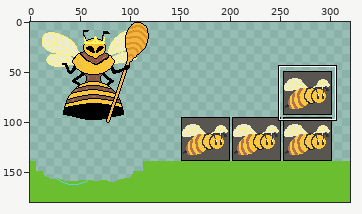
Edited in one commit: pixel-art file (Assets/beeMainCharacterDraft.aseprite). The first picture is a wide view before the edit; the outline marks the close-up.
Close-up. Earlier state:
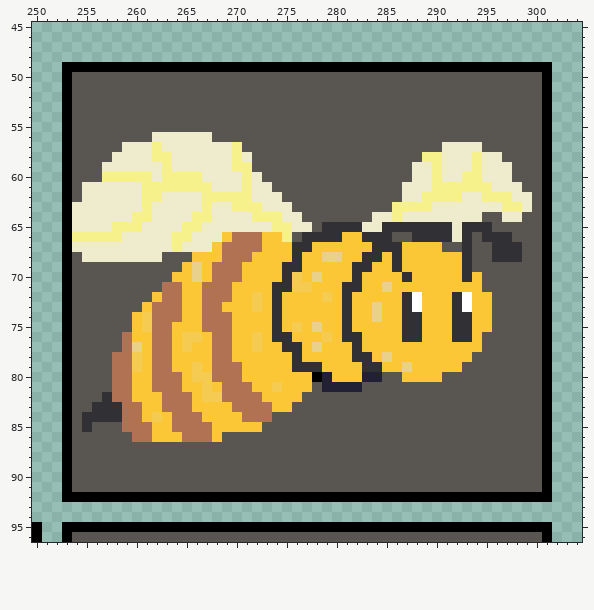
320x180 pixels, 1 frame. Shown: x 250..304, y 45..96.
After the commit:
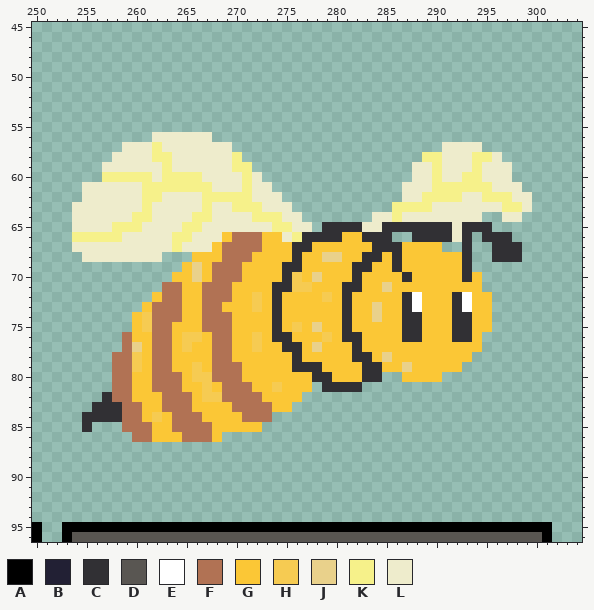
Palette (. is transparent): A #000000  B #222034  C #313034  D #595652  E #ffffff  F #b17254  G #fbc736  H #f6cb52  J #e9d18b  K #f6f18a  L #eeeccc
Change:
y 49: x 253..301 AAAAAAAAAAAAAAAAAAAAAAAAAAAAAAAAAAAAAAAAAAAAAAAAA -> .................................................
y 50..55: x 253..301 ADDDDDDDDDDDDDDDDDDDDDDDDDDDDDDDDDDDDDDDDDDDDDDDA -> .................................................
y 56: x 253..261 ADDDDDDDD -> .........; x 268..301 DDDDDDDDDDDDDDDDDDDDDDDDDDDDDDDDDA -> ..................................
y 57: x 253..258 ADDDDD -> ......; x 270..290 KDDDDDDDDDDDDDDDDDDDD -> .....................; x 295..301 DDDDDDA -> .......
y 58: x 253..257 ADDDD -> .....; x 271..288 LDDDDDDDDDDDDDDDDD -> ..................; x 295 L -> K; x 297..301 DDDDA -> .....
y 59: x 253..256 ADDD -> ....; x 272..287 DDDDDDDDDDDDDDDD -> ................; x 298..301 DDDA -> ....
y 60: x 253..256 ADDD -> ....; x 273..287 DDDDDDDDDDDDDDD -> ...............; x 298..301 DDDA -> ....
y 61: x 253..254 AD -> ..; x 274..286 DDDDDDDDDDDDD -> .............; x 299..301 DDA -> ...
y 62: x 253..254 AD -> ..; x 275..286 DDDDDDDDDDDD -> ............; x 300..301 DA -> ..
y 63: x 253 A -> .; x 276..285 DDDDDDDDDD -> ..........; x 300..301 DA -> ..
y 64: x 253 A -> .; x 277..283 DDDDDDD -> .......; x 295..296 DD -> ..; x 299..301 DDA -> ...
y 65: x 253 A -> .; x 278 D -> .; x 296..301 DDDDDA -> ......
y 66: x 253 A -> .; x 275..276 KD -> LK; x 286..287 DD -> ..; x 294 D -> .; x 298..301 DDDA -> ....
y 67: x 253 A -> .; x 291..292 DD -> ..; x 294..295 DD -> ..; x 299..301 DDA -> ...
y 68: x 253..254 AD -> ..; x 263..265 DDD -> ...; x 294..295 DD -> ..; x 299..301 DDA -> ...
y 69: x 253..264 ADDDDDDDDDDD -> ............; x 294..301 DDDDDDDA -> ........
y 70: x 253..263 ADDDDDDDDDD -> ...........; x 295..301 DDDDDDA -> .......
y 71: x 253..262 ADDDDDDDDD -> ..........; x 295..301 DDDDDDA -> .......
y 72: x 253..261 ADDDDDDDD -> .........; x 296..301 DDDDDA -> ......
y 73: x 253..260 ADDDDDDD -> ........; x 296..301 DDDDDA -> ......
y 74..75: x 253..259 ADDDDDD -> .......; x 296..301 DDDDDA -> ......
y 76..77: x 253..258 ADDDDD -> ......; x 295..301 DDDDDDA -> .......
y 78: x 253..257 ADDDD -> .....; x 294..301 DDDDDDDA -> ........
y 79: x 253..257 ADDDD -> .....; x 293..301 DDDDDDDDA -> .........
y 80: x 253..257 ADDDD -> .....; x 278..279 AB -> CC; x 283..286 BBDD -> CC..; x 291..301 DDDDDDDDDDA -> ...........
y 81: x 253..257 ADDDD -> .....; x 278..301 DBBBBDDDDDDDDDDDDDDDDDDA -> .CCCC...................
y 82: x 253..256 ADDD -> ....; x 277..301 DDDDDDDDDDDDDDDDDDDDDDDDA -> .........................
y 83: x 253..255 ADD -> ...; x 276..301 DDDDDDDDDDDDDDDDDDDDDDDDDA -> ..........................
y 84: x 253..254 AD -> ..; x 274..301 DDDDDDDDDDDDDDDDDDDDDDDDDDDA -> ............................
y 85: x 253..254 AD -> ..; x 256..258 DDD -> ...; x 273..301 DDDDDDDDDDDDDDDDDDDDDDDDDDDDA -> .............................
y 86: x 253..259 ADDDDDD -> .......; x 269..301 DDDDDDDDDDDDDDDDDDDDDDDDDDDDDDDDA -> .................................
y 87..91: x 253..301 ADDDDDDDDDDDDDDDDDDDDDDDDDDDDDDDDDDDDDDDDDDDDDDDA -> .................................................
y 92: x 253..301 AAAAAAAAAAAAAAAAAAAAAAAAAAAAAAAAAAAAAAAAAAAAAAAAA -> .................................................
Boxes around the changes in both close-ups, in picture pixels (x1, y1, x2, y2):
changed: (62, 62, 552, 502)
